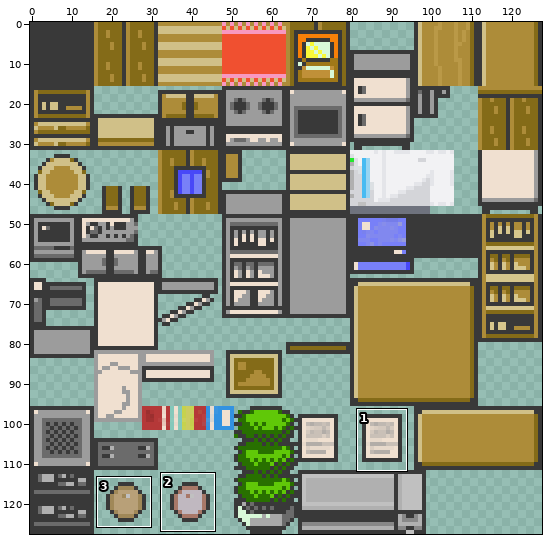
Sprite sheet -- P3D/Content/Textures/House.png. The first picture is a wide view before the edit; the outline marks the close-up.
Close-up. Before the commit:
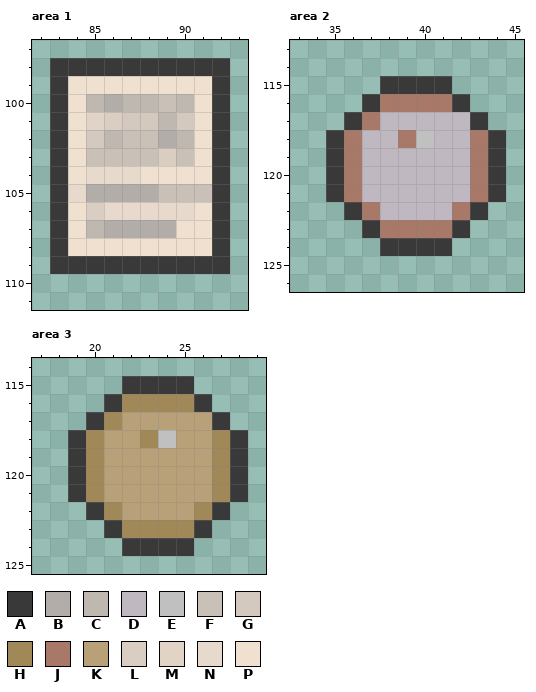
The file is 128x128 pixels. Colours within 5 levels of each other are drawn and written as one. Shown: area 1: x 82..93, y 97..111; area 2: x 33..45, y 113..126; area 3: x 17..29, y 114..125. The commit also changed other parts of the picture, which this record leaves out.
Palette (. is transparent): A #393939  B #b2ada8  C #bfb8b1  D #c0b8c0  E #c0c0c0  F #c9c0b7  G #d4c9be  H #a08858  J #a87868  K #b8a078  L #dacec2  M #e1d4c7  N #e7d9cb  P #f0e0d0
Pixels before, area 1, first column x 83:
 98 AAAAAAAAAA
 99 APPPPPPPPA
100 APCBCCFCPA
101 APMLGGCGPA
102 APGCFFBCPA
103 APFFFFLFPA
104 APNNNPPPPA
105 ANBBBBFFFA
106 APLNNNNNPA
107 APCBBBBPPA
108 APPPPPPPPA
109 AAAAAAAAAA
Pixels before, area 2, first column x 35:
115 ...AAAA...
116 ..AJJJJA..
117 .AJDDDDDA.
118 AJDDJEDDJA
119 AJDDDDDDJA
120 AJDDDDDDJA
121 AJDDDDDDJA
122 .AJDDDDJA.
123 ..AJJJJA..
124 ...AAAA...
Pixels before, area 3, first column x 19:
115 ...AAAA...
116 ..AHHHHA..
117 .AHKKKKKA.
118 AHKKHEKKHA
119 AHKKKKKKHA
120 AHKKKKKKHA
121 AHKKKKKKHA
122 .AHKKKKHA.
123 ..AHHHHA..
124 ...AAAA...
Now the later version:
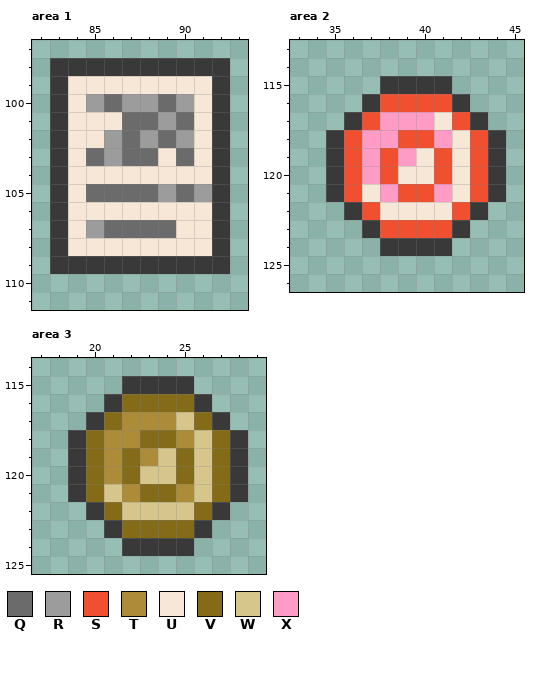
Colours new in this view: Q #6b6b6b  R #9c9c9c  S #f05030  T #ad8c39  U #f7e7d6  V #846b18  W #d6c68c  X #ff9cc5
The edit:
Changed rows in their new state; - is an unchanged pixel.
Area 1:
first column x 84:
 99 UUUUUUUU
100 URQRRQRU
101 UUUQQRQU
102 UURQRQRU
103 UQRQQUQU
104 UUUUUUUU
105 UQQQQRQR
106 UUUUUUUU
107 URQQQQUU
108 UUUUUUUU
Area 2:
first column x 36:
116 --SSSS--
117 -SXXXUS-
118 SXXSSXUS
119 SXSXUSUS
120 SXSUUSUS
121 SUXSSXUS
122 -SUUUUS-
123 --SSSS--
Area 3:
first column x 20:
116 --VVVV--
117 -VTTTWV-
118 VTTVVTWV
119 VTVTWVWV
120 VTVWWVWV
121 VWTVVTWV
122 -VWWWWV-
123 --VVVV--
Boxes around the changes in both close-ups, in picture pixels (x1, y1, x2, y2):
changed: (68, 76, 212, 256)
changed: (344, 94, 488, 238)
changed: (86, 394, 230, 538)
